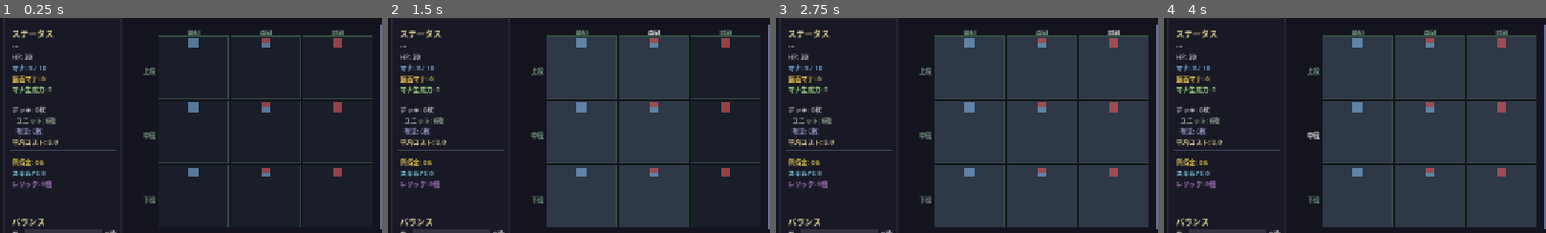
Above: before the commit, frames 1-4 (left to right).
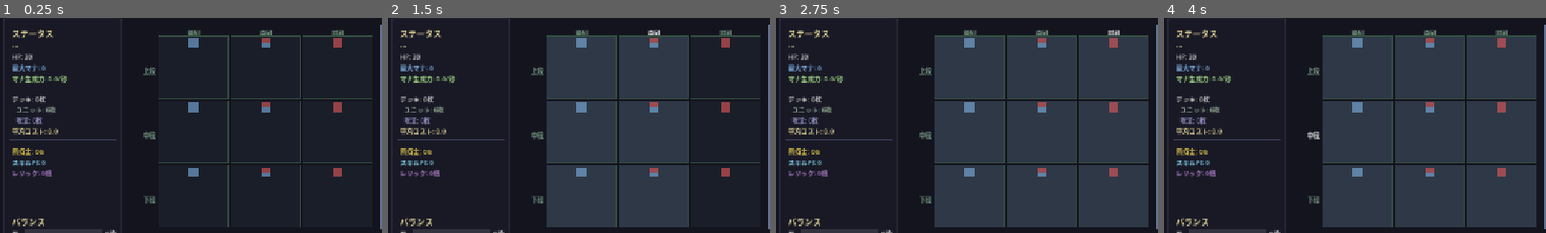
Above: after the commit, the same moments.

Repository: kazumak334-create/dungeon-board-game
Game: Godot game, scene res://scenes/DeckPrep.tscn
The game is run twice, just before and just after one commit, with the same random seed, the same clock (stepped at 60 frames per second) and the same inputs. This scene is started directly instead of the project's main scene.
Inputs:
- Up to frame 1 (0.25 s): no input
- Up to frame 2 (1.5 s): click "後列" at 0.5 s; click "中列" at 1.25 s
- Up to frame 3 (2.75 s): click "前列" at 2 s
- Up to frame 4 (4 s): click "上段" at 2.75 s; click "中段" at 3.5 s
The pictures show only the part of the screen within x 0-50%, y 6-56%; the shares and areas given below are measured in that part.

The runs differ from the first frame. In frame 1, 2.8% of the frame differs, in the area x 2-31%, y 21-80%; in frame 2, 2.8%; in frame 3, 2.8%; in frame 4, 2.8%.

Commit message:
refactor: マナ表示をシステムに合わせて修正
変更内容:
1. 旧「マナ: 3 / 10」を削除
2. 「盤面マナ」→「最大マナ」に変更（ユニット総mana）
3. マナ生成力を1秒あたりに修正
   - 計算式: Σ(ユニットmana / ユニットSPD)
   - 表示: 「マナ生成力: X.X/秒」

表示例:
- 最大マナ: 18（盤面ユニットの総mana）
- マナ生成力: 2.5/秒（実際のマナ生成速度）

Co-Authored-By: Claude Sonnet 4.5 <noreply@anthropic.com>

Diff:
--- a/scripts/DeckPrep.gd
+++ b/scripts/DeckPrep.gd
@@ -122,6 +122,7 @@
 # タスク#4: 盤面マナ更新
 func _update_board_mana() -> void:
 	var board_mana: int = 0
+	var mana_generation_rate: float = 0.0
 	for i in range(GameSession.selected_deck.size()):
 		if i >= GameSession.placement_config.size():
 			continue
@@ -132,8 +133,13 @@
 		var entry = GameSession.selected_deck[i]
 		var card_name = entry.get("name", "") if entry is Dictionary else str(entry)
 		if CardDB.UNITS.has(card_name):
-			board_mana += CardDB.UNITS[card_name].get("mana", 0)
-	_sidebar.update_board_mana(board_mana)
+			var unit_data = CardDB.UNITS[card_name]
+			var mana = unit_data.get("mana", 0)
+			var spd = unit_data.get("spd", 1)
+			board_mana += mana
+			if spd > 0:
+				mana_generation_rate += float(mana) / float(spd)
+	_sidebar.update_board_mana(board_mana, mana_generation_rate)
 	_sidebar.update_balance_panel(GameSession.placement_config, GameSession.selected_deck)
 
 func _build_adventure_buttons() -> void:
--- a/scripts/DeckPrepSidebar.gd
+++ b/scripts/DeckPrepSidebar.gd
@@ -89,8 +89,9 @@
 	_main_node.add_child(header)
 	cy += 24
 
-	# 盤面ユニットの総mana計算
+	# 盤面ユニットの総mana & マナ生成力計算
 	var board_unit_mana = 0
+	var mana_generation_rate = 0.0
 	for i in range(GameSession.selected_deck.size()):
 		var cfg = GameSession.placement_config[i] if i < GameSession.placement_config.size() else {}
 		var col = cfg.get("col", -1)
@@ -98,15 +99,19 @@
 			var entry = GameSession.selected_deck[i]
 			var card_name = entry.get("name", "") if entry is Dictionary else str(entry)
 			if CardDB.UNITS.has(card_name):
-				board_unit_mana += CardDB.UNITS[card_name].get("mana", 0)
+				var unit_data = CardDB.UNITS[card_name]
+				var mana = unit_data.get("mana", 0)
+				var spd = unit_data.get("spd", 1)
+				board_unit_mana += mana
+				if spd > 0:
+					mana_generation_rate += float(mana) / float(spd)
 
 	# グループ1: クラス基本情報
 	var group1 = [
 		["%s" % cls.get("display", "---"), UIColors.COLOR_TITLE],
 		["HP: 30", UIColors.COLOR_TEXT],
-		["マナ: %.0f / %d" % [cls.get("initial_mana", 3), int(cls.get("mana_max", 10))], Color(0.5, 0.7, 0.9)],
-		["盤面マナ: 0", UIColors.COLOR_SELECTED],
-		["マナ生成力: %d" % board_unit_mana, Color(0.6, 0.8, 0.5)],
+		["最大マナ: %d" % board_unit_mana, Color(0.5, 0.7, 0.9)],
+		["マナ生成力: %.1f/秒" % mana_generation_rate, Color(0.6, 0.8, 0.5)],
 	]
 	# グループ2: デッキ情報
 	var group2 = [
@@ -131,11 +136,11 @@
 			lbl.add_theme_font_size_override("font_size", 11)
 			lbl.add_theme_color_override("font_color", item[1])
 			_main_node.add_child(lbl)
-			# 盤面マナラベルとマナ生成力ラベルを保持
+			# 最大マナラベルとマナ生成力ラベルを保持
 			if group == group1:
-				if item == group1[-2]:  # "盤面マナ: 0"
+				if item == group1[-2]:  # "最大マナ: 0"
 					_board_mana_label = lbl
-				elif item == group1[-1]:  # "マナ生成力: X"
+				elif item == group1[-1]:  # "マナ生成力: X/秒"
 					_mana_generation_label = lbl
 			cy += 18
 		# グループ間: 区切り線 + 12px余白
@@ -148,12 +153,11 @@
 			_main_node.add_child(sep)
 			cy += 12
 
-func update_board_mana(board_mana: int) -> void:
-	if _board_mana_label == null:
-		return
-	_board_mana_label.text = "盤面マナ: %d" % board_mana
+func update_board_mana(board_mana: int, mana_generation_rate: float = 0.0) -> void:
+	if _board_mana_label != null:
+		_board_mana_label.text = "最大マナ: %d" % board_mana
 	if _mana_generation_label != null:
-		_mana_generation_label.text = "マナ生成力: %d" % board_mana
+		_mana_generation_label.text = "マナ生成力: %.1f/秒" % mana_generation_rate
 
 func _build_balance_panel() -> void:
 	var base_x = SIDEBAR_X + 15
